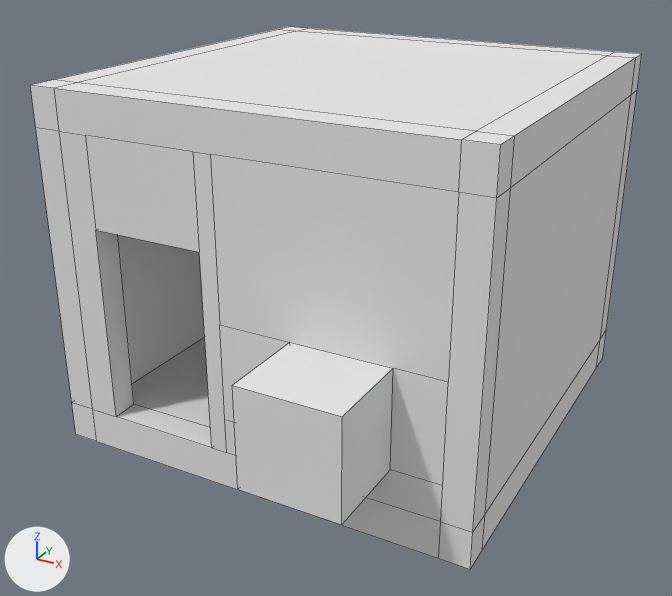
An edit to the Blender file Assets/3D models/room01.blend, drawn before and after from the same camera.
Both versions are drawn from a camera (50 mm lens) standing at (4.42, -8.61, 5.47) and looking at (0.04, -0.63, 1.49). The lights are fixed; the arrows at lower left show +X, +Y and +Z. Mesh edges are drawn as thin lines.
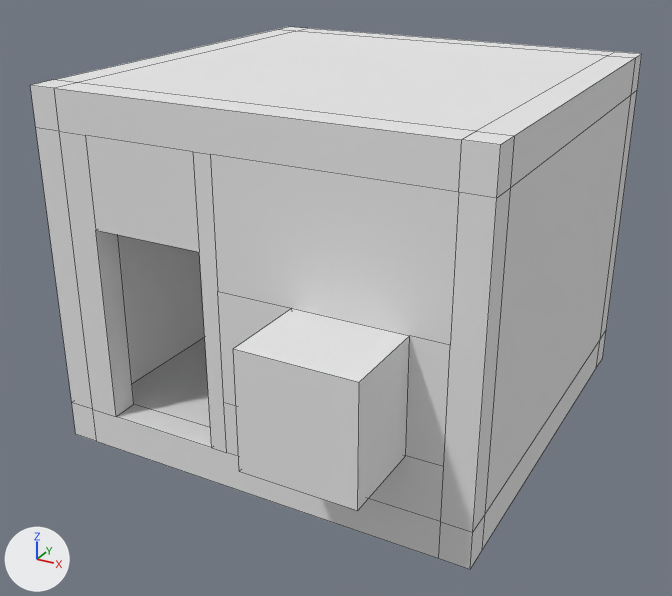
Commit message: Update room01 safe placement

What changed in the scene script:
```text
Change me_cube:
    where me_cube.from_pydata(...)  # 144 vertices, 134 faces, 3 loose edges; spans x -1.2..1.2, y -1.6..1.2, z -1.0..18.0
    used by ob_cube; location = (0.0, 0.0, 0.2); scale = (2.0, 2.0, 0.2)
    me_cube part 1: all 24 vertices in x -0.1..1.0, y -1.6..-1.0, z 2.9..8.0 are scaled about their middle by (1.04, 1, 1.15), then moved by (0.0, 0.0, 1.3)
```

Where the change shows, as pixel boxes (x1, y1, x2, y2) in the pictures (672 x 596 px; the box of a moved part takes in the faces that stretch with it):
part 1 of me_cube, moved or reshaped: (193, 152, 497, 532) in both
